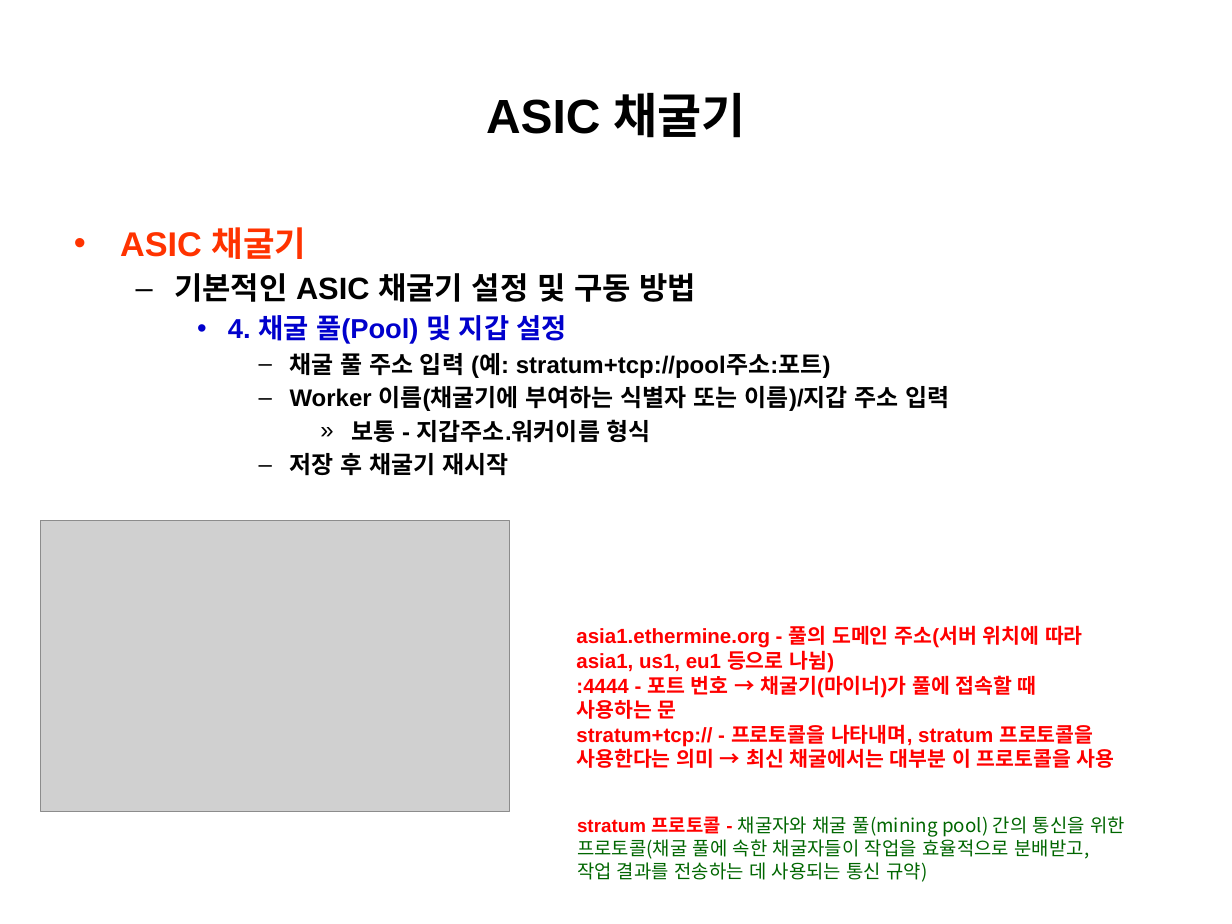
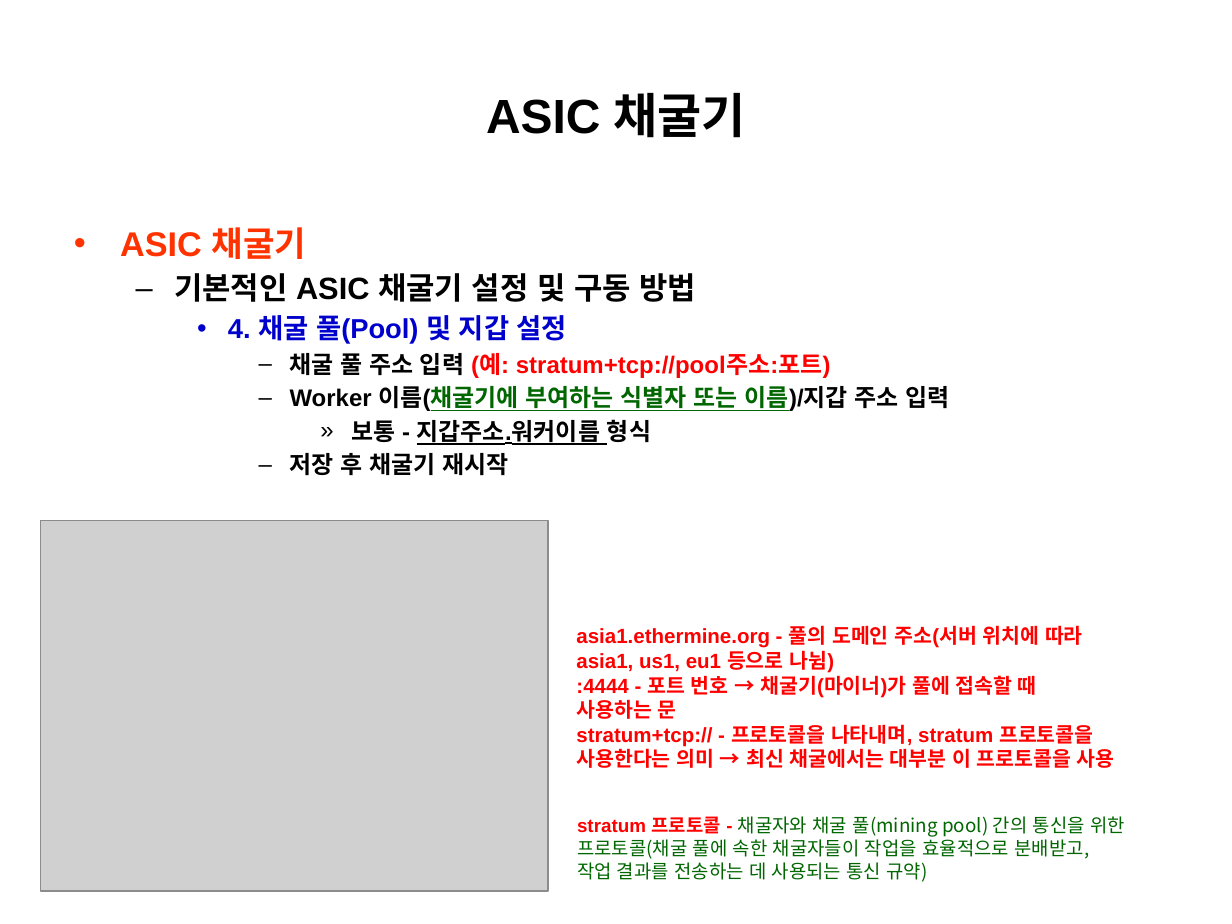
Before and after one commit to park-1927/course, a slide deck: slide 12 of 블록체인/2025-4-디지털 화폐의 분류.pptx (slide 14 before the commit). Drawn at 1232x924 pixels with LibreOffice and Linux fonts; fonts in the diff are those of the drawing; grey boxes stand for pictures. Boxes give left, top, right and bottom in pixels: in the first picture for what was removed or moved away, otherwise in the second. Text is boxed around its words. In the diff, an @@ line names an element or a change of style, - is before the commit and + after.

```diff
--- a/블록체인/2025-4-디지털 화폐의 분류.pptx
+++ b/블록체인/2025-4-디지털 화폐의 분류.pptx
@@ text at (290, 353, 950, 445): text colour #000000 to #FF0000 in "(예: stratum+tcp://pool주소:포트)"; text colour #000000 to #006600 in "이름(채굴기에 부여하는 식별자 또는 이름)/지갑"; underline on in "이름(채굴기에 부여하는 식별자 또는 이름)/지갑", "지갑주소.워커이름" @@
@@ picture: place and size @@
-picture at (41, 520, 509, 811)
+picture at (41, 520, 548, 891)
```
Also in this commit, not shown: 25 other slides changed, 2 slides added, 2 slides removed, 4 other files.
